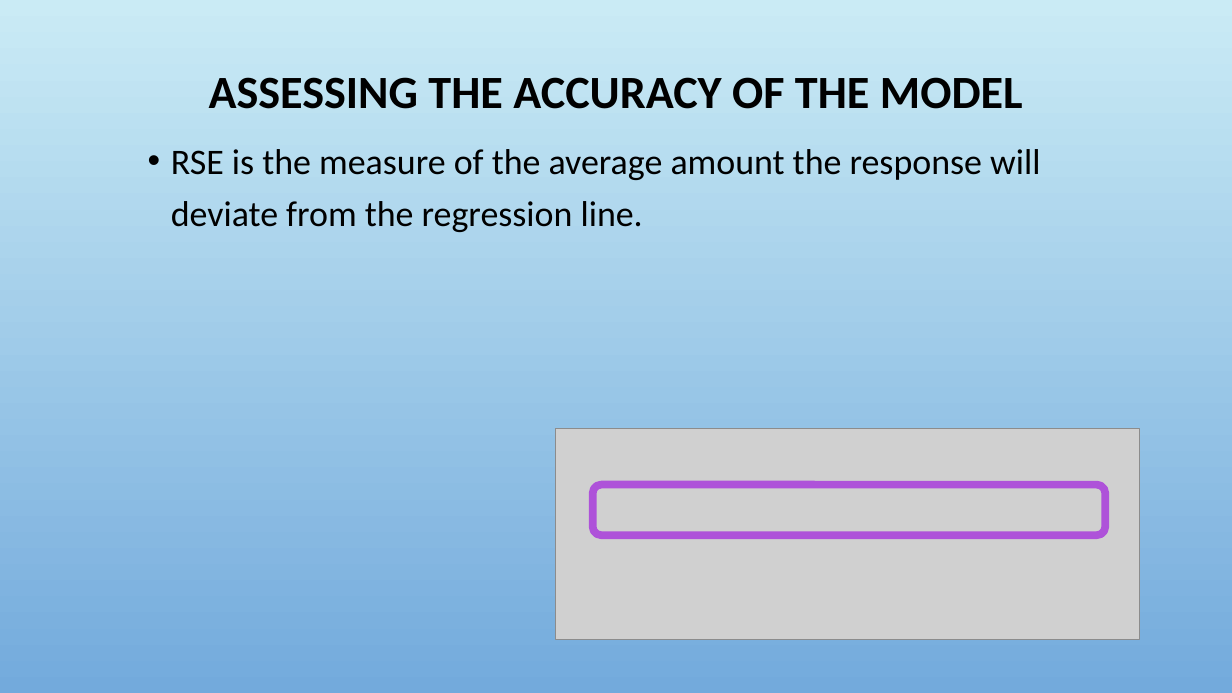
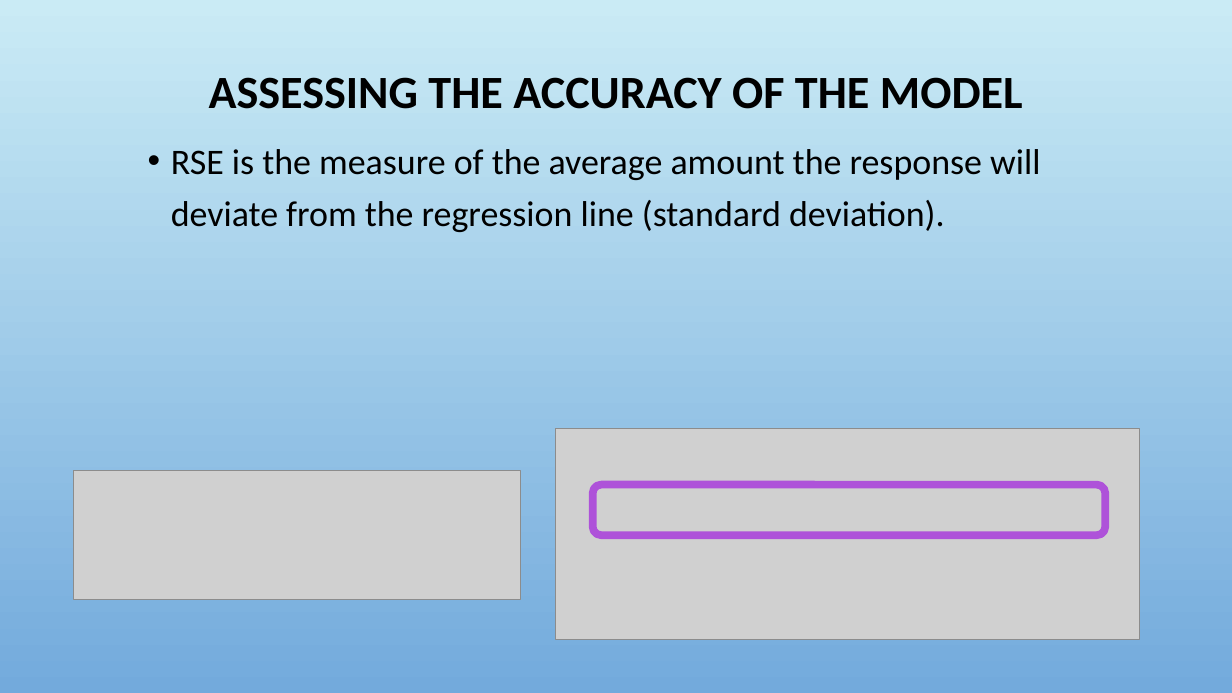
Before and after one commit to fredhutchio/intro-machine-learning, a slide deck: slide 29 of 3. Regression.pptx. Drawn at 1232x693 pixels with LibreOffice and Linux fonts; fonts in the diff are those of the drawing; grey boxes stand for pictures; background and template pictures are left out. Boxes give left, top, right and bottom in pixels: in the first picture for what was removed or moved away, otherwise in the second. Text is boxed around its words. In the diff, an @@ line names an element or a change of style, - is before the commit and + after.

```diff
--- a/3. Regression.pptx
+++ b/3. Regression.pptx
@@ text at [171, 149, 1040, 232]: text changed @@
-  • RSE is the measure of the average amount the response will deviate from the regression line.
+  • RSE is the measure of the average amount the response will deviate from the regression line (standard deviation).
@@ picture added at [73, 470, 520, 600] @@
```
Also in this commit, not shown: 33 other slides changed, 2 slides added, 1 slide removed.
